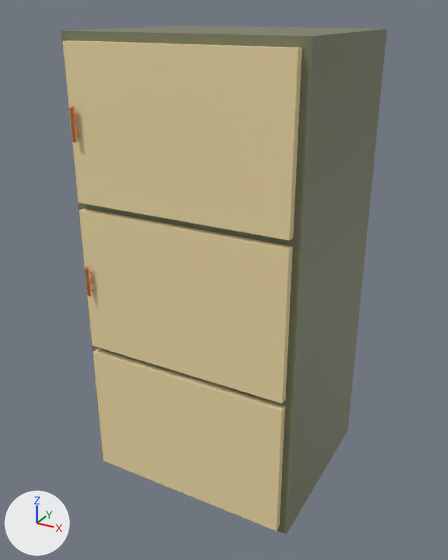
Two versions of the FBX model Assets/Meshes/Cupboard.fbx, one commit apart.
One viewpoint serves both versions: a 50 mm lens placed at (1.11, -2.16, 1.87), pointed at (0.0, -0.13, 0.86). The lights are fixed; the arrows at lower left show +X, +Y and +Z. Where no turn or scale is listed for an object, it has been applied to the vertices.

The first picture shows 'cuoboardHandle.001', 'cupboardDoor.001', 'cupboardDoor.002', 'cupboardDoor.003', 'cupboardFrame'.
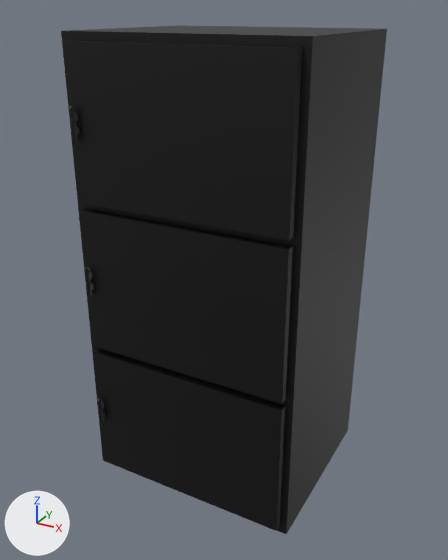
The newer file is also turned or shifted as a whole; pictures and numbers use the older file's frame.

Where the change shows, as pixel boxes [x1, y1, x2, y2] in the pictures (448 x 560 px):
'cupboardDoor.001', recoloured (beige to black): [63, 40, 302, 240] in both
'cupboardFrame', recoloured (grey to black): [61, 26, 387, 534] in both
'cupboardDoor.002', recoloured (beige to black): [79, 208, 293, 403] in both
'cupboardDoor.003', recoloured (beige to black): [93, 349, 285, 531] in both
'cuoboardHandle.001', recoloured (brown to black): [69, 106, 79, 142] in both
'cuoboardHandle.003', added: after [98, 398, 105, 423]

The change, as a list of edits to the scene's bpy script:
```text
Add img_trimsheet_diffuse_rgb_metallic_a_png:
    img_trimsheet_diffuse_rgb_metallic_a_png = load_image('trimsheet_diffuse-RGB_metallic-A.png', '../Shared/Material/Trimsheet/trimsheet_diffuse-RGB_metallic-A.png', 1024, 1024, 'sRGB')
Add mat_trimsheet:
    mat_trimsheet = principled_material('Trimsheet')
    mat_trimsheet.texture = img_trimsheet_diffuse_rgb_metallic_a_png
Change me_cube_056:
    where me_cube_056.from_pydata(...)  # 44 vertices, 40 faces; spans x -0.8195..-0.8038, y -0.0421..-0.0108, z -0.06..0.06
    remove me_cube_056.materials.append(mat_redmetallic)  # orange #d08c60
    add me_cube_056.materials.append(mat_trimsheet)  # picture img_trimsheet_diffuse_rgb_metallic_a_png
Change me_cube_046:
    where me_cube_046.from_pydata(...)  # 8 vertices, 6 faces; spans x -0.84..0.0, y -0.015..0.015, z -0.278..0.292
    remove me_cube_046.materials.append(mat_yellow)  # beige #f1dca7
    add me_cube_046.materials.append(mat_trimsheet)  # picture img_trimsheet_diffuse_rgb_metallic_a_png
Change me_cube_009:
    where me_cube_009.from_pydata(...)  # 8 vertices, 6 faces; spans x -0.84..0.0, y -0.015..0.015, z -0.278..0.277
    remove me_cube_009.materials.append(mat_yellow)  # beige #f1dca7
    add me_cube_009.materials.append(mat_trimsheet)  # picture img_trimsheet_diffuse_rgb_metallic_a_png
Change me_cube_055:
    where me_cube_055.from_pydata(...)  # 8 vertices, 6 faces; spans x -0.84..0.0, y -0.015..0.015, z -0.278..0.277
    remove me_cube_055.materials.append(mat_yellow)  # beige #f1dca7
    add me_cube_055.materials.append(mat_trimsheet)  # picture img_trimsheet_diffuse_rgb_metallic_a_png
Change me_cube:
    where me_cube.from_pydata(...)  # 40 vertices, 38 faces; spans x -0.45..0.45, y -0.45..0.29, z 0.0..1.8
    remove me_cube.materials.append(mat_darkgreen)  # green #797d62
    add me_cube.materials.append(mat_trimsheet)  # picture img_trimsheet_diffuse_rgb_metallic_a_png
Add me_cube_058:
    me_cube_058.from_pydata(...)  # 44 vertices, 40 faces; spans x -0.3247..-0.309, y -0.7408..-0.7095, z 0.325..0.445
    me_cube_058.materials.append(mat_trimsheet)  # picture img_trimsheet_diffuse_rgb_metallic_a_png
Add ob_cuoboardhandle_003:
    ob_cuoboardhandle_003 = bpy.data.objects.new('cuoboardHandle.003', me_cube_058)
    ob_cuoboardhandle_003.location = (-0.075, 0.234, -0.067)
```
